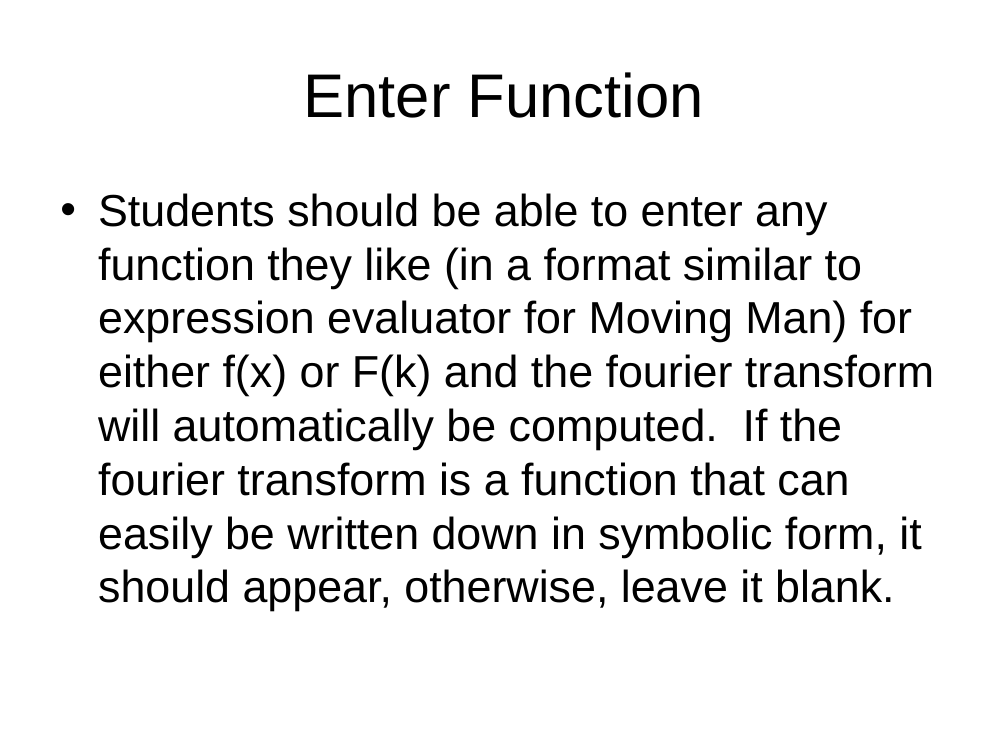
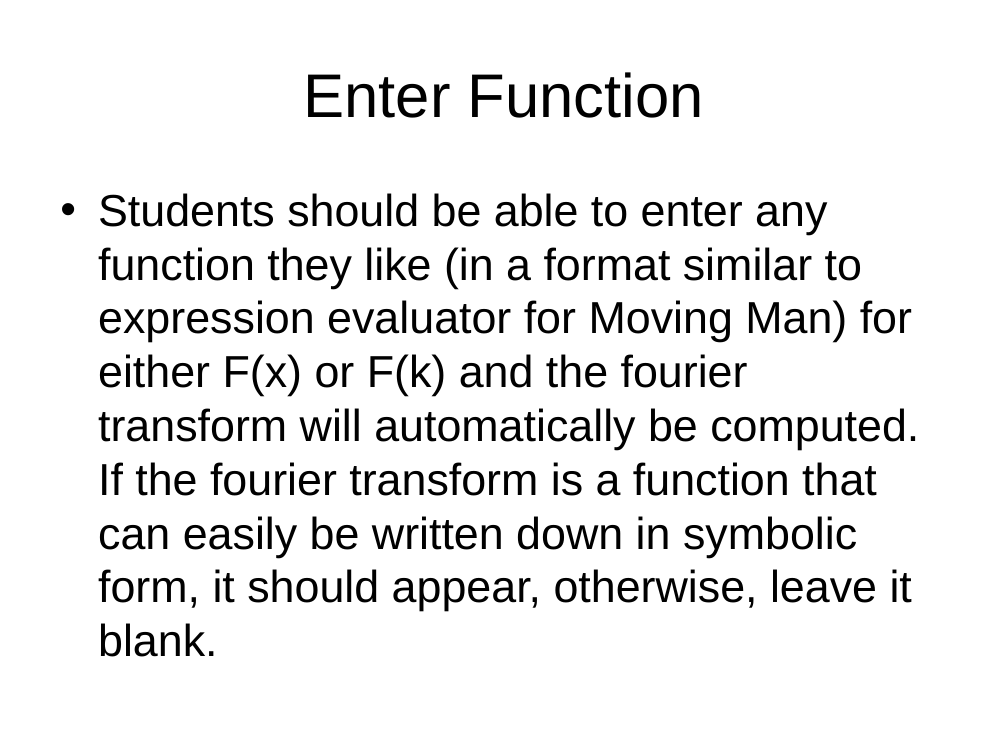
Before and after one commit to mleoking/PhET, a slide deck: slide 27 of fourier/doc/Fourier_Design_Outline.ppt (slide 18 before the commit). Drawn at 1008x756 pixels with LibreOffice and Linux fonts; fonts in the diff are those of the drawing. Boxes give left, top, right and bottom in pixels: in the first picture for what was removed or moved away, otherwise in the second. Text is boxed around its words. In the diff, an @@ line names an element or a change of style, - is before the commit and + after.

Commit message:
updated design from Sam McKagan, based on 5/4/2005 input from Fourier team

```diff
--- a/fourier/doc/Fourier_Design_Outline.ppt
+++ b/fourier/doc/Fourier_Design_Outline.ppt
@@ text at (98,193,919,657): text changed @@
-• Students should be able to enter any function they like (in a format similar to expression evaluator for Moving Man) for either f(x) or F(k) and the fourier transform will automatically be computed. If the fourier transform is a function that can easily be written down in symbolic form, it should appear, otherwise, leave it blank.
+• Students should be able to enter any function they like (in a format similar to expression evaluator for Moving Man) for either F(x) or F(k) and the fourier transform will automatically be computed. If the fourier transform is a function that can easily be written down in symbolic form, it should appear, otherwise, leave it blank.
```
Also in this commit, not shown: 10 other slides changed, 16 slides added, 6 slides removed.
